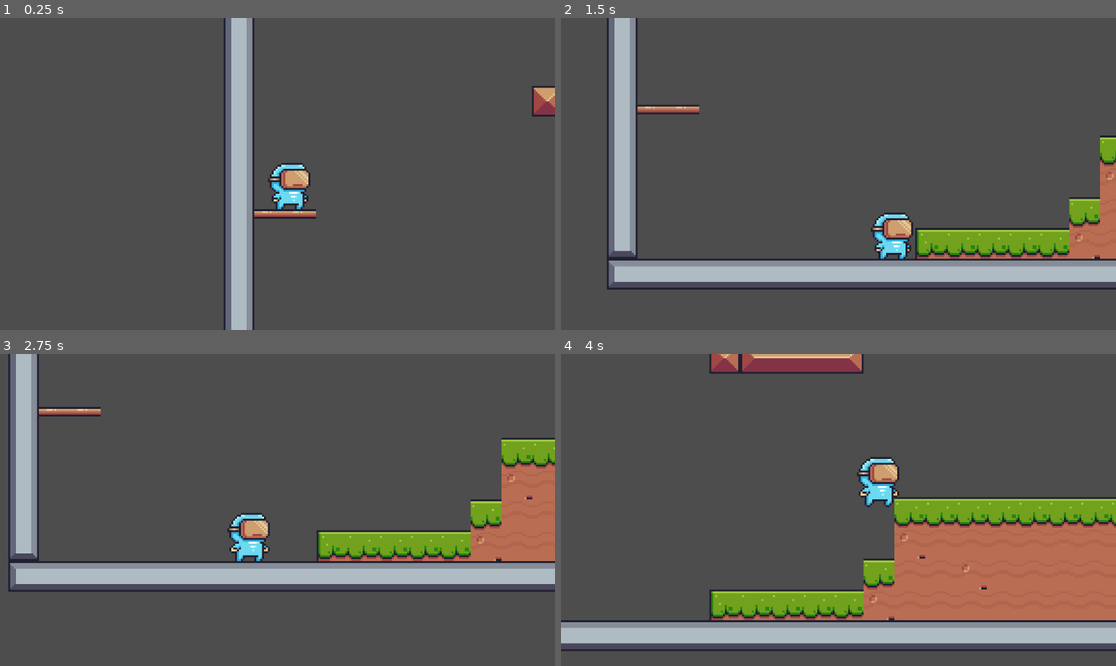
Above: before the commit, frames 1-4 (two rows, left to right).
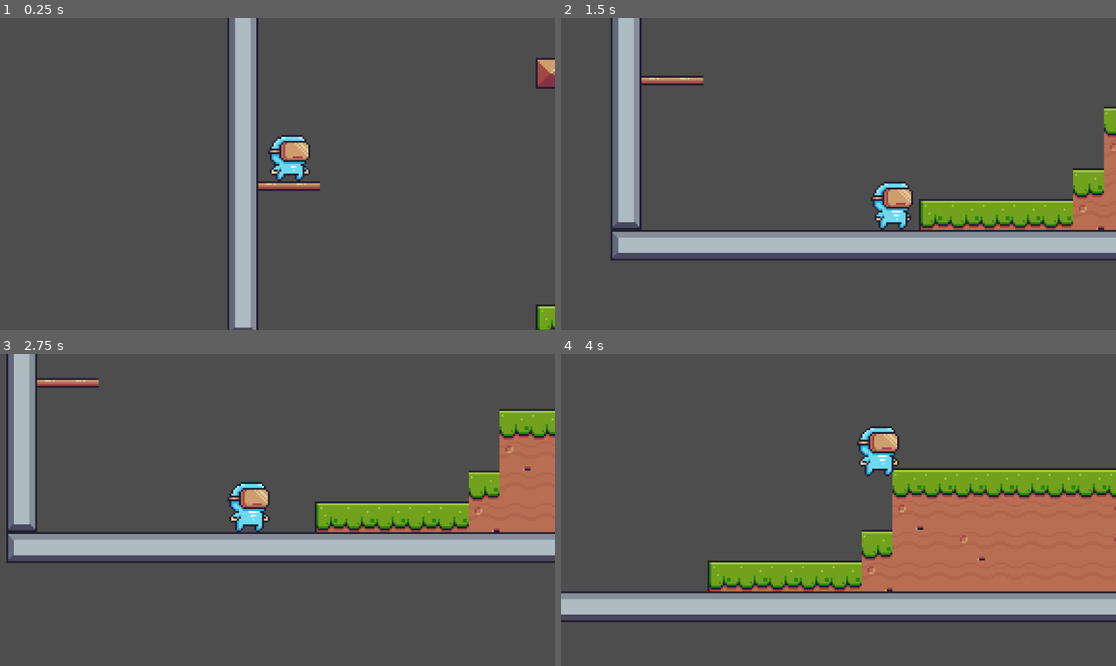
Above: after the commit, the same moments.

Repository: moaazkamel/lary-game
Game: Godot game, scene res://scenes/game.tscn
Same seed, same stepped clock (60 frames per second), same inputs: the game is played once before the commit and once after it.
Inputs:
- Up to frame 1 (0.25 s): no input
- Up to frame 2 (1.5 s): tap Enter (ui_accept) at 0.5, 0.77 s; hold Right (ui_right) from 0.53 s (still down); tap Alt at 0.6 s; tap Shift at 1.35 s
- Up to frame 3 (2.75 s): tap Enter (ui_accept) at 1.52 s; release Right (ui_right) at 2.03 s; hold Left (ui_left) from 2.03 s (still down); tap Alt at 2.1 s
- Up to frame 4 (4 s): release Left (ui_left) at 2.78 s; hold Right (ui_right) from 2.78 s (still down); tap Shift at 2.85 s; tap Enter (ui_accept) at 3.02, 3.77 s; tap Alt at 3.6 s

The runs differ from the first frame. In frame 1, 6.4% of the frame differs, in the area x 40-100%, y 0-100%; in frame 2, 23%; in frame 3, 24%; in frame 4, 31%, in the area x 0-100%, y 0-96%.

Commit message:
make idel animation

Diff:
--- a/scenes/game.tscn
+++ b/scenes/game.tscn
@@ -267,7 +267,7 @@
 layer_0/tile_data = PackedInt32Array(458750, 786433, 4, 458751, 851969, 4, 393216, 851969, 4, 393217, 851969, 4, 393218 …(3246 unchanged characters)…
 
 [node name="Player" parent="." unique_id=1545934838 instance=ExtResource("1_uwrxv")]
-position = Vector2(2, 0)
+position = Vector2(0, 14)
 
 [node name="Camera2D" type="Camera2D" parent="Player" unique_id=1121201419]
 position = Vector2(-6, -3)
--- a/scenes/player.tscn
+++ b/scenes/player.tscn
@@ -84,7 +84,7 @@
 "texture": SubResource("AtlasTexture_jej6c")
 }],
 "loop": true,
-"name": &"default",
+"name": &"idel",
 "speed": 10.0
 }]
 
@@ -95,10 +95,12 @@
 script = ExtResource("1_g2els")
 
 [node name="AnimatedSprite2D" type="AnimatedSprite2D" parent="." unique_id=1908256758]
+position = Vector2(0, -16)
 sprite_frames = SubResource("SpriteFrames_f1ej7")
-autoplay = "default"
-frame_progress = 0.64365256
+animation = &"idel"
+autoplay = "idel"
+frame_progress = 0.4253797
 
 [node name="CollisionShape2D" type="CollisionShape2D" parent="." unique_id=148781467]
-position = Vector2(1, 7)
+position = Vector2(0, -8)
 shape = SubResource("CircleShape2D_oprun")
